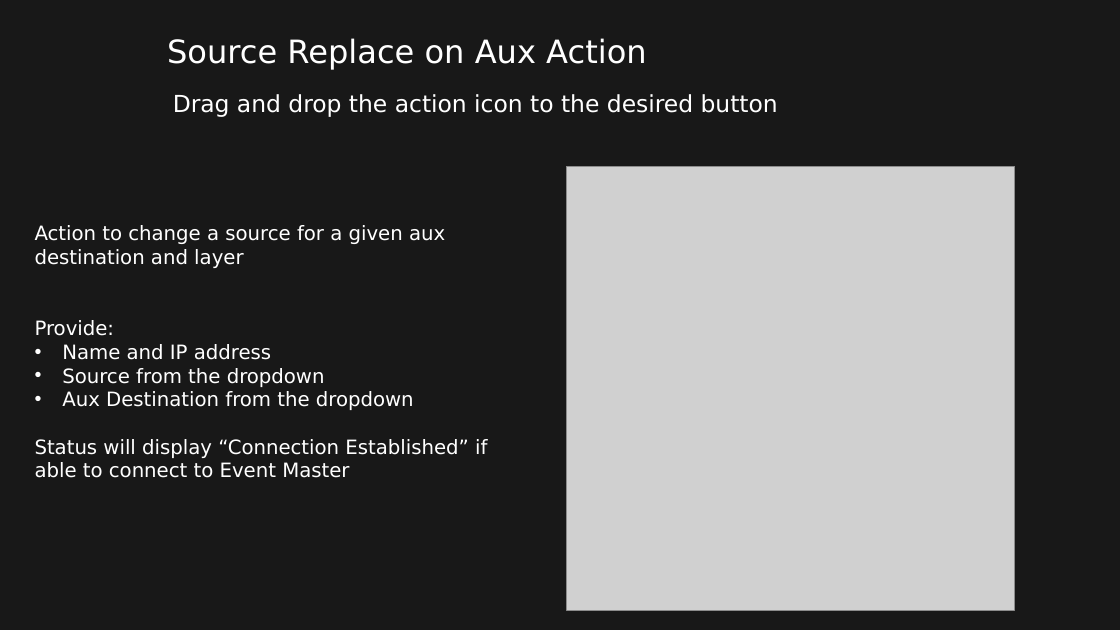
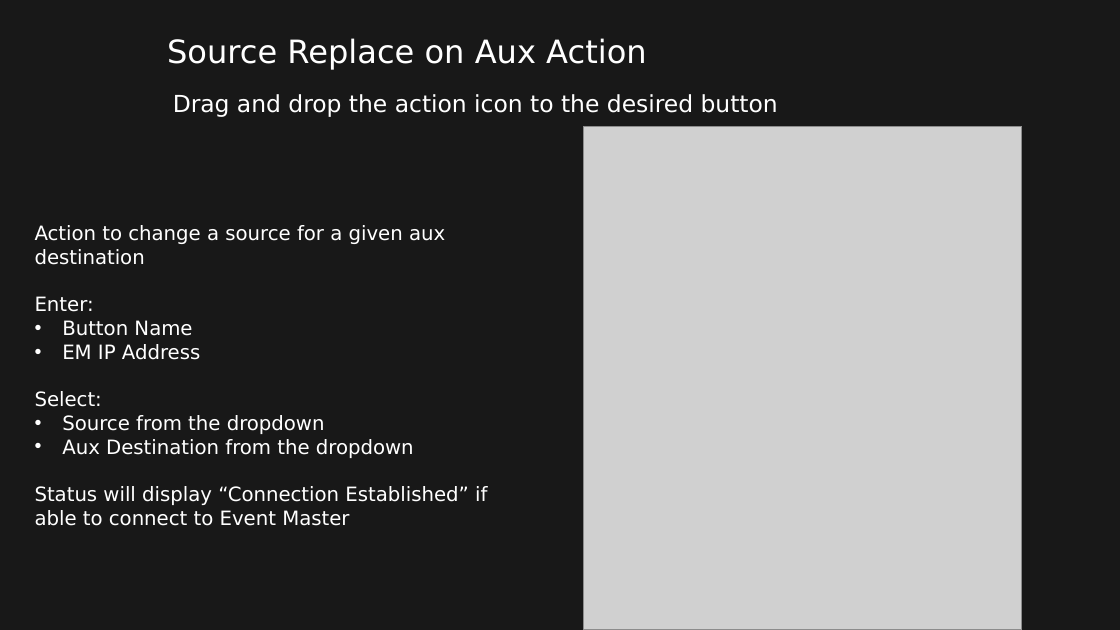
Before and after one commit to robbie78669/streamdeck-eventmaster, a slide deck: slide 13 of Stream Deck for Event Master v3.0.pptx (slide 11 before the commit). Drawn at 1120x630 pixels with LibreOffice and Linux fonts; fonts in the diff are those of the drawing; grey boxes stand for pictures; background and template pictures are left out. Boxes give left, top, right and bottom in pixels: in the first picture for what was removed or moved away, otherwise in the second. Text is boxed around its words. In the diff, an @@ line names an element or a change of style, - is before the commit and + after.

```diff
--- a/Stream Deck for Event Master v3.0.pptx
+++ b/Stream Deck for Event Master v3.0.pptx
@@ picture: place and size @@
-picture at [566, 166, 1014, 610]
+picture at [584, 126, 1022, 630]
@@ text at [35, 225, 445, 407]: text changed @@
-Action to change a source for a given aux destination and layer
-Provide:
-• Name and IP address
+Action to change a source for a given aux destination
+Enter:
+• Button Name
+• EM IP Address
+Select:
@@ page number at [920, 610, 947, 614]: text changed @@
-11
+13
```
Also in this commit, not shown: 7 other slides changed, 2 slides added, 4 other files.
